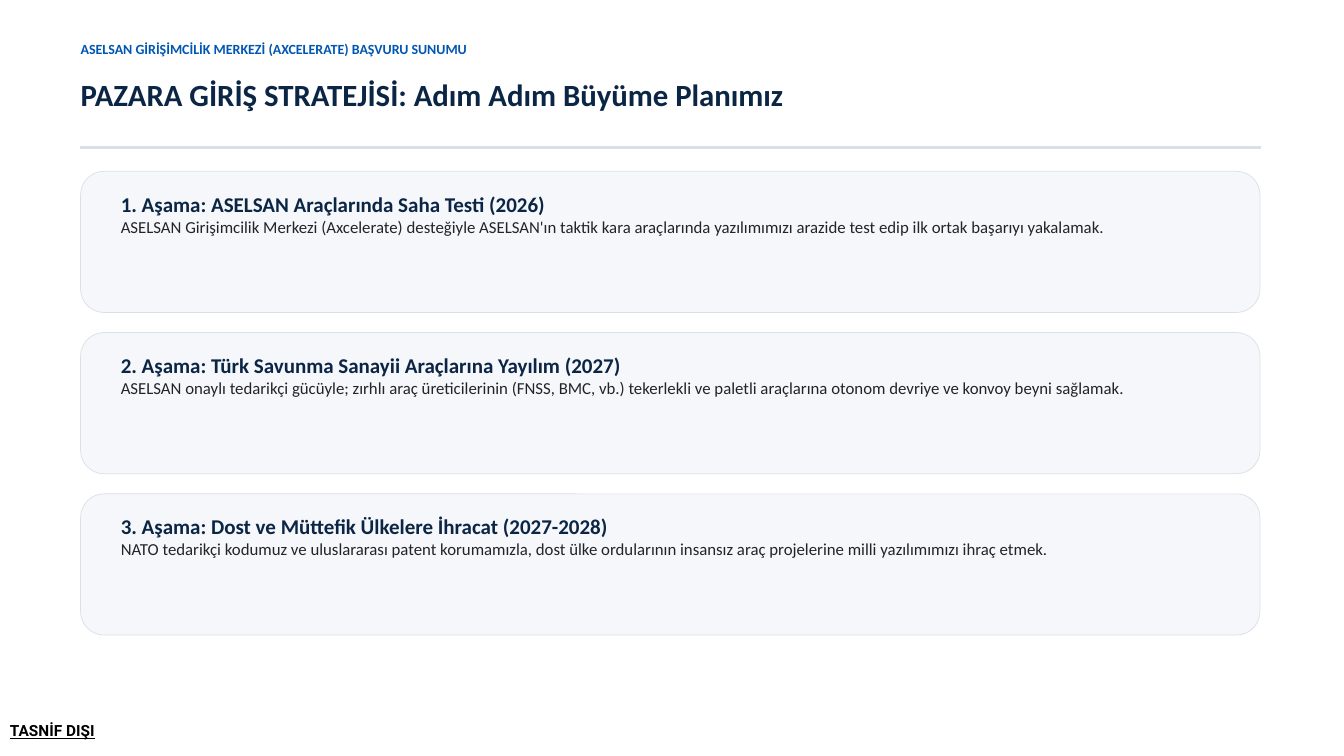
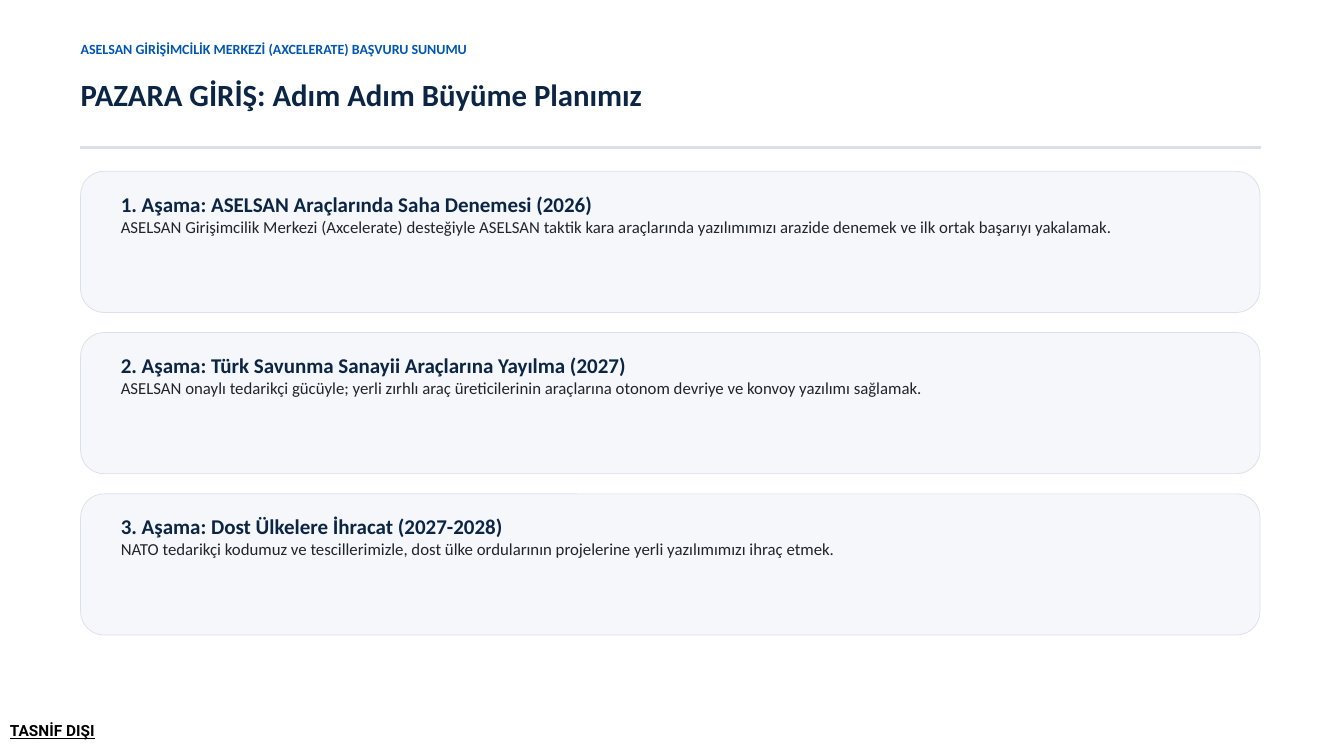
Before and after one commit to Trustia/Trustia, a slide deck: slide 9 of Kurumsal/Sunumlar/Trustia_ASELSAN_Girisim_Sunumu.pptx. Drawn at 1344x756 pixels with LibreOffice and Linux fonts; fonts in the diff are those of the drawing. Boxes give left, top, right and bottom in pixels: in the first picture for what was removed or moved away, otherwise in the second. Text is boxed around its words. In the diff, an @@ line names an element or a change of style, - is before the commit and + after.

Commit message:
ASELSAN sunum metinleri sadelestirildi ve akici Turkceye uyarlandi

```diff
--- a/Kurumsal/Sunumlar/Trustia_ASELSAN_Girisim_Sunumu.pptx
+++ b/Kurumsal/Sunumlar/Trustia_ASELSAN_Girisim_Sunumu.pptx
@@ text at box(81, 80, 642, 111): text changed @@
-PAZARA GİRİŞ STRATEJİSİ: Adım Adım Büyüme Planımız
+PAZARA GİRİŞ: Adım Adım Büyüme Planımız
@@ text at box(121, 196, 1111, 236): text changed @@
-1. Aşama: ASELSAN Araçlarında Saha Testi (2026)
-ASELSAN Girişimcilik Merkezi (Axcelerate) desteğiyle ASELSAN'ın taktik kara araçlarında yazılımımızı arazide test edip ilk ortak başarıyı yakalamak.
+1. Aşama: ASELSAN Araçlarında Saha Denemesi (2026)
+ASELSAN Girişimcilik Merkezi (Axcelerate) desteğiyle ASELSAN taktik kara araçlarında yazılımımızı arazide denemek ve ilk ortak başarıyı yakalamak.
@@ text at box(121, 357, 922, 397): text changed @@
-2. Aşama: Türk Savunma Sanayii Araçlarına Yayılım (2027)
-ASELSAN onaylı tedarikçi gücüyle; zırhlı araç üreticilerinin (FNSS, BMC, vb.) tekerlekli ve paletli araçlarına otonom devriye ve konvoy beyni sağlamak.
+2. Aşama: Türk Savunma Sanayii Araçlarına Yayılma (2027)
+ASELSAN onaylı tedarikçi gücüyle; yerli zırhlı araç üreticilerinin araçlarına otonom devriye ve konvoy yazılımı sağlamak.
@@ text at box(121, 517, 834, 558): text changed @@
-3. Aşama: Dost ve Müttefik Ülkelere İhracat (2027-2028)
-NATO tedarikçi kodumuz ve uluslararası patent korumamızla, dost ülke ordularının insansız araç projelerine milli yazılımımızı ihraç etmek.
+3. Aşama: Dost Ülkelere İhracat (2027-2028)
+NATO tedarikçi kodumuz ve tescillerimizle, dost ülke ordularının projelerine yerli yazılımımızı ihraç etmek.
```
Also in this commit, not shown: 12 other slides changed, 3 other files.
